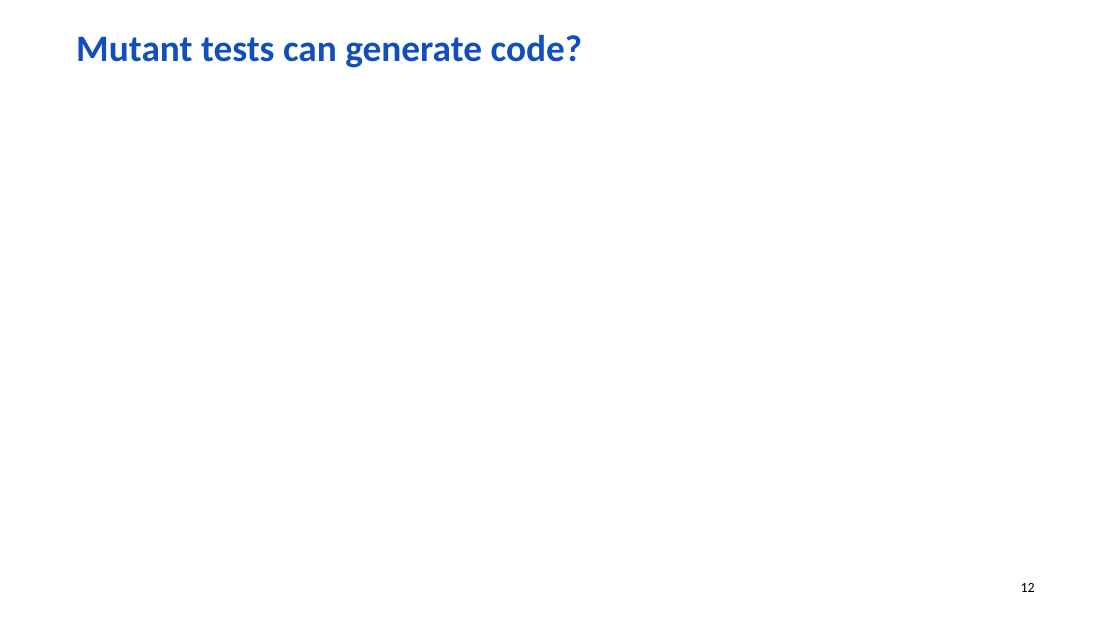
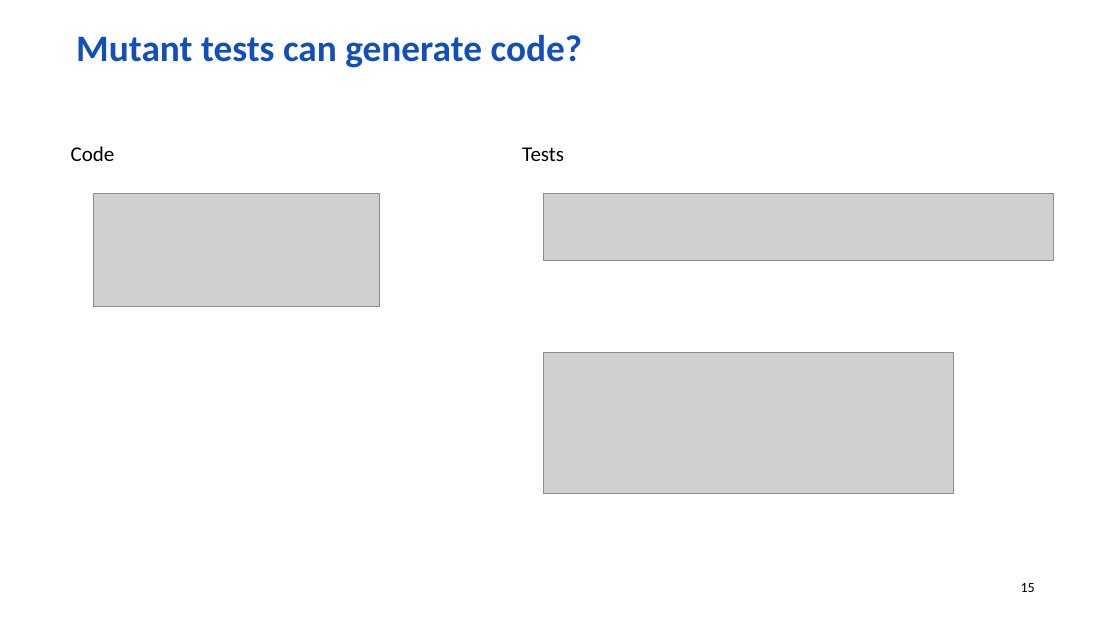
Before and after one commit to wolf-off/Stryker-demo, a slide deck: slide 15 of Mutation [Autosaved].pptx (slide 12 before the commit). Drawn at 1120x630 pixels with LibreOffice and Linux fonts; fonts in the diff are those of the drawing; grey boxes stand for pictures; background and template pictures are left out. Boxes give left, top, right and bottom in pixels: in the first picture for what was removed or moved away, otherwise in the second. Text is boxed around its words. In the diff, an @@ line names an element or a change of style, - is before the commit and + after.

```diff
--- a/Mutation [Autosaved].pptx
+++ b/Mutation [Autosaved].pptx
@@ text added at bbox=[71, 146, 115, 161], 18 pt, text #000000 @@
+Code
@@ text added at bbox=[522, 147, 564, 161], 18 pt, text #000000 @@
+Tests
@@ picture added at bbox=[93, 194, 380, 308] @@
@@ picture added at bbox=[544, 194, 1054, 260] @@
@@ picture added at bbox=[544, 352, 954, 493] @@
@@ page number at bbox=[1021, 583, 1035, 592]: text changed @@
-12
+15
```
Also in this commit, not shown: 1 other slide changed, 1 slide added, 9 other files.
